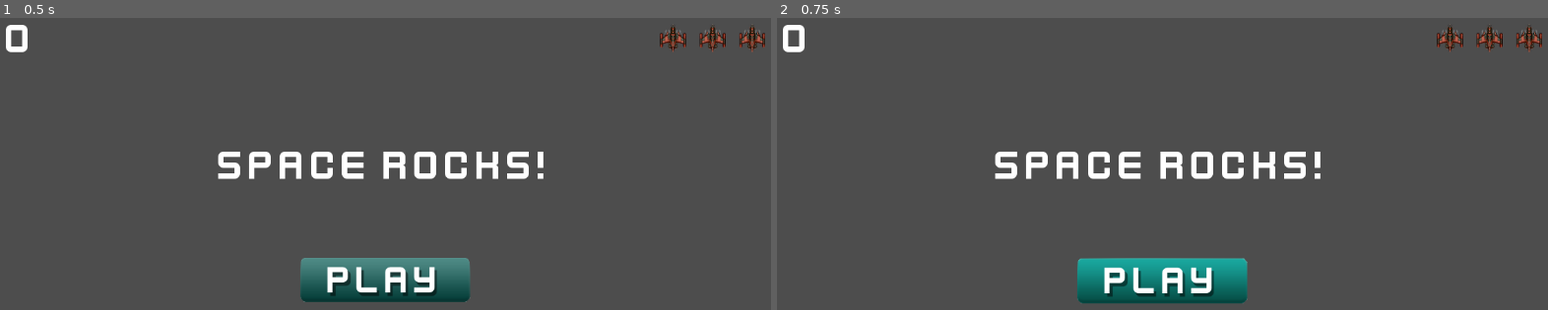
Above: before the commit, frames 1-2 (left to right).
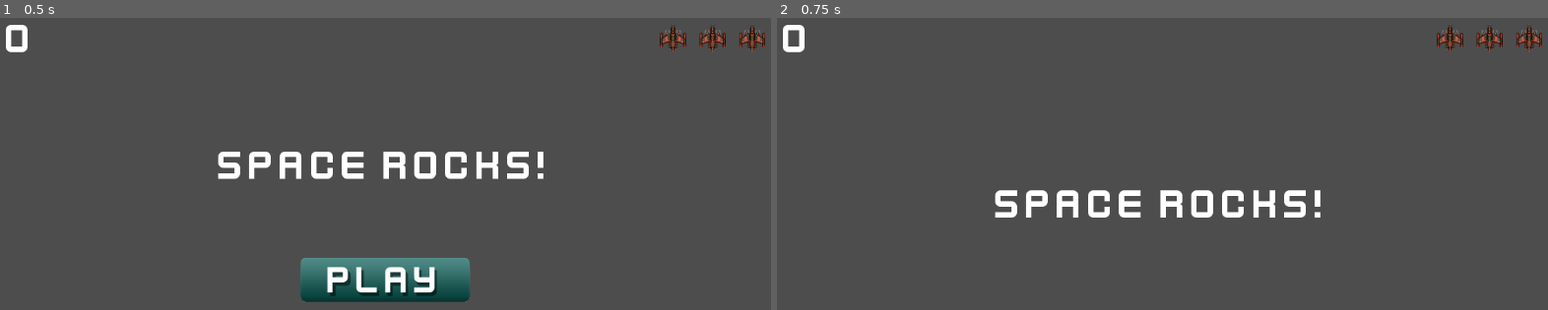
Above: after the commit, the same moments.

Repository: AnshKoshti/space-rocks
Game: Godot game, scene res://scenes/hud.tscn
Two runs of this game, one before a commit and one after it. Both use one fixed random seed, a clock stepped at 60 frames per second and the inputs below. This scene is started directly instead of the project's main scene.
Inputs (mouse positions are in pixels of both pictures, inside the frame that each line leads up to):
- Up to frame 1 (0.5 s): no input
- Up to frame 2 (0.75 s): click (1162, 280) at 0.5 s

Frame 1 is identical in both runs. In frame 2, 7.2% of the frame differs, in the area x 28-71%, y 45-98%.

Commit message:
Basic HUD completed.

Diff:
--- a/scenes/hud.tscn
+++ b/scenes/hud.tscn
@@ -1,6 +1,7 @@
-[gd_scene load_steps=7 format=3 uid="uid://dfroapgpp0n6t"]
+[gd_scene load_steps=8 format=3 uid="uid://dfroapgpp0n6t"]
 
 [ext_resource type="FontFile" uid="uid://cyta3lc2c6ve0" path="res://assets/kenvector_future_thin.ttf" id="1_ahhtf"]
+[ext_resource type="Script" uid="uid://5a2fsx8flql7" path="res://scenes/scripts/hud.gd" id="1_uo2fv"]
 [ext_resource type="Texture2D" uid="uid://dyuwg3aqb8p86" path="res://assets/player_small.png" id="2_oo0fn"]
 [ext_resource type="Texture2D" uid="uid://iayj538h6gv6" path="res://assets/play_button.png" id="3_5ysmq"]
 [ext_resource type="Texture2D" uid="uid://cvrn5uarh7qnq" path="res://assets/play_button_h.png" id="4_6fi6k"]
@@ -14,6 +15,7 @@
 font_size = 64
 
 [node name="Hud" type="CanvasLayer"]
+script = ExtResource("1_uo2fv")
 
 [node name="Timer" type="Timer" parent="."]
 wait_time = 2.0
@@ -78,3 +80,6 @@
 size_flags_horizontal = 4
 texture_normal = ExtResource("3_5ysmq")
 texture_hover = ExtResource("4_6fi6k")
+
+[connection signal="timeout" from="Timer" to="." method="_on_timer_timeout"]
+[connection signal="pressed" from="VBoxContainer/StartButton" to="." method="_on_start_button_pressed"]
--- /dev/null
+++ b/scenes/scripts/hud.gd
@@ -0,0 +1,37 @@
+extends CanvasLayer
+
+signal  start_game
+@onready var lives_counter = $MarginContainer/HBoxContainer/LivesCounter.get_children()
+@onready var score_label = $MarginContainer/HBoxContainer/ScoreLabel
+@onready var message = $VBoxContainer/Message
+@onready var start_button = $VBoxContainer/StartButton
+
+
+func show_message(text):
+	message.text = text
+	message.show()
+	$Timer.start()
+
+func update_score(value):
+	score_label.text = str(value)
+
+
+func update_lives(value):
+	for item in 3:
+		lives_counter[item].visible = value > item
+
+
+func game_over():
+	show_message("Game Over.")
+	await  $Timer.timeout
+	start_button.show()
+
+
+func _on_timer_timeout() -> void:
+	message.hide()
+	message.text = ""
+
+
+func _on_start_button_pressed() -> void:
+	start_button.hide()
+	start_game.emit()
Not shown, added: scenes/scripts/hud.gd.uid
